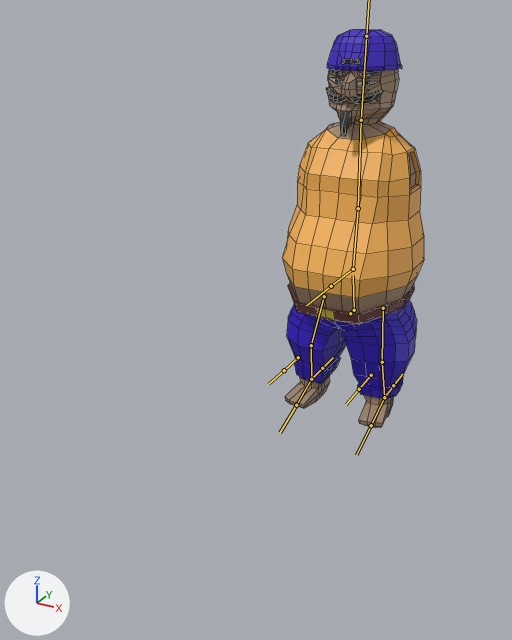
A saved change to the FBX model HayMaker/Assets/1.Models/Player/Hero_V1.fbx.
Both versions are drawn from a 50 mm lens placed at (2.42, -6.44, 3.95), pointed at (-0.16, -1.74, 1.61). The axes (+X, +Y, +Z) are drawn at lower left. The lights are the same throughout. The bones that bend it are drawn over the model as lines. Mesh edges are drawn as thin lines.

In view in the first picture: 'Sergio'.
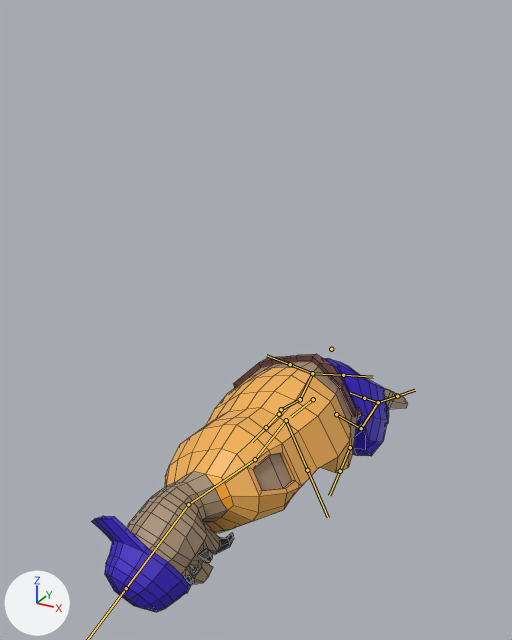
The newer file adds an action. The first version stands in its rest pose; the second is drawn at frame 15 of the action 'Armature|SergioDeath'.

Location of each change, [x1, y1, x2, y2] in pixels of the pictures (512 x 640 px):
'Sergio', posed (123% wider, 35% shorter)
    before: [283, 29, 424, 428]
    after: [91, 354, 407, 612]
bone 'Pelvis', root to tip
    before: (354, 310) to (353, 275)
    after: (313, 399) to (290, 417)
bone 'spine 1', root to tip
    before: (353, 269) to (358, 208)
    after: (286, 420) to (255, 459)
bone 'Spine2', root to tip
    before: (358, 208) to (361, 120)
    after: (255, 459) to (188, 504)
bone 'Head', root to tip
    before: (361, 120) to (366, 36)
    after: (188, 504) to (126, 588)
bone 'Bone.004', root to tip
    before: (353, 269) to (331, 286)
    after: (286, 420) to (307, 470)
bone 'TopLeg.L', root to tip
    before: (383, 308) to (382, 362)
    after: (336, 414) to (361, 428)
bone 'LowLeg.L', root to tip
    before: (382, 362) to (384, 397)
    after: (361, 428) to (378, 402)
bone 'Foot.L', root to tip
    before: (384, 397) to (371, 425)
    after: (378, 402) to (397, 396)
bone 'TopLeg.R', root to tip
    before: (324, 296) to (311, 345)
    after: (281, 409) to (300, 399)
bone 'LowLeg.R', root to tip
    before: (311, 345) to (311, 379)
    after: (300, 399) to (312, 373)
bone 'Foot.R', root to tip
    before: (311, 379) to (296, 405)
    after: (312, 373) to (343, 375)
bone 'Bone.005', root to tip
    before: (350, 313) to (350, 312)
    after: (331, 349) to (331, 348)

What the commit changed:
Bone 'Pelvis' (bone_pelvis) moves from (0.0, 0.0, 0.0) to (0.02, -0.331, 1.12).
Bone 'Pelvis' (bone_pelvis) turns from (0, 0, 0) to (75, 1, 24) degrees about its own x, y and z.
Bone 'spine 1' (bone_spine_1) turns from (0, 0, 0) to (25, 7, 0) degrees about its own x, y and z.
Bone 'Spine2' (bone_spine2) turns from (0, 0, 0) to (-21, 5, 1) degrees about its own x, y and z.
Bone 'Head' (bone_head) turns from (0, 0, 0) to (29, 3, 24) degrees about its own x, y and z.
Bone 'Bone.004' (bone_bone_004) turns from (0, 0, 0) to (-22, 2, -3) degrees about its own x, y and z.
Bone 'TopLeg.L' (bone_topleg_l) moves from (0.0, 0.0, 0.0) to (0.051, 0.043, 0.1).
Bone 'TopLeg.L' (bone_topleg_l) turns from (0, 0, 0) to (14, 17, -11) degrees about its own x, y and z.
Bone 'LowLeg.L' (bone_lowleg_l) turns from (0, 0, 0) to (-23, -1, -4) degrees about its own x, y and z.
Bone 'Foot.L' (bone_foot_l) turns from (0, 0, 0) to (-62, 14, 4) degrees about its own x, y and z.
Bone 'TopLeg.R' (bone_topleg_r) turns from (0, 0, 0) to (-13, -3, -6) degrees about its own x, y and z.
Bone 'LowLeg.R' (bone_lowleg_r) turns from (0, 0, 0) to (-3, 0, 1) degrees about its own x, y and z.
Bone 'Foot.R' (bone_foot_r) turns from (0, 0, 0) to (-44, 38, 6) degrees about its own x, y and z.
Bone 'Bone.005' (bone_bone_005) moves from (0.0, 0.0, 0.0) to (0.0, -0.212, 0.474).
